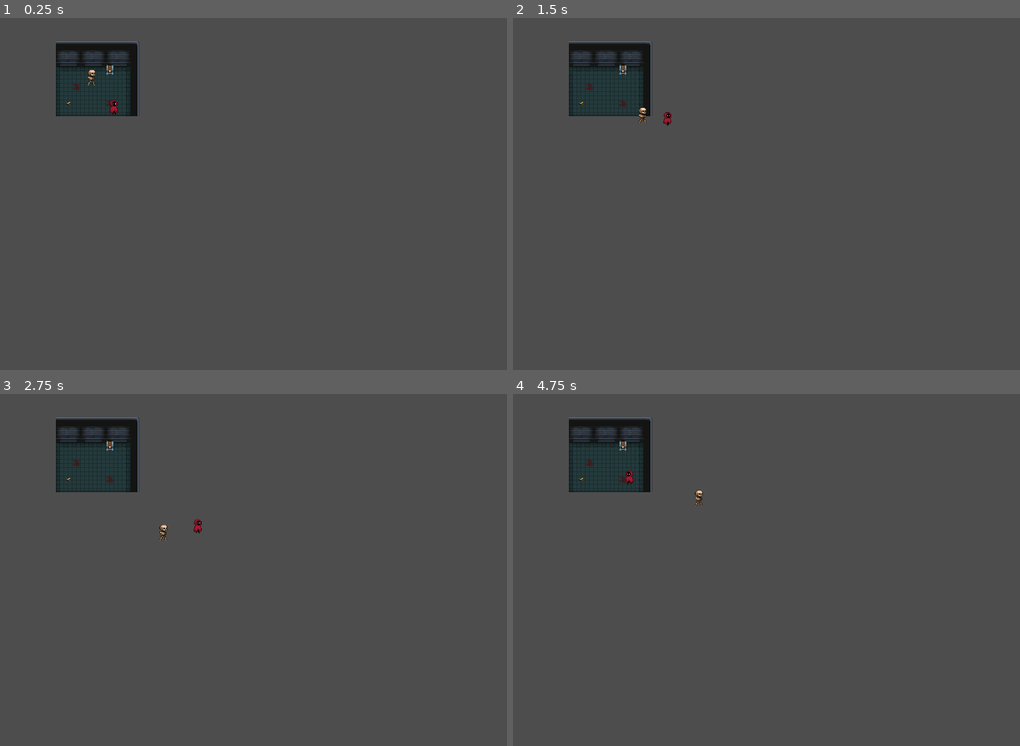
Above: before the commit, frames 1-4 (two rows, left to right).
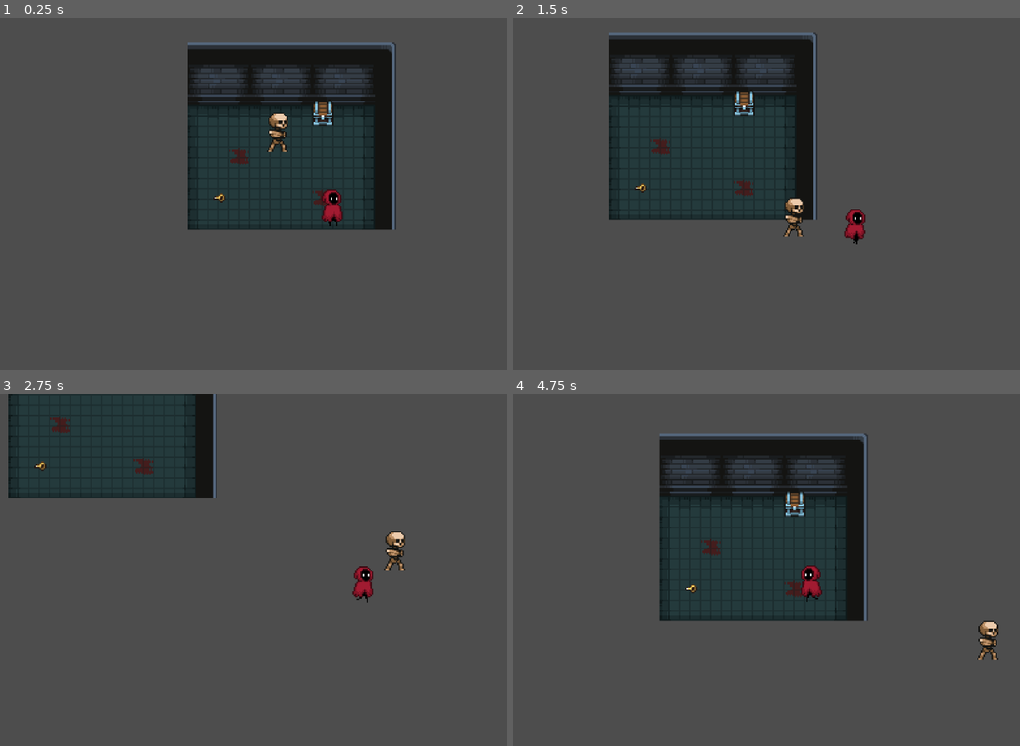
Above: after the commit, the same moments.

Repository: TrentTheBee/RougelikeGodot
Game: Godot game, scene res://scene/main.tscn
The game is run twice, just before and just after one commit, with the same random seed, the same clock (stepped at 60 frames per second) and the same inputs.
Inputs (mouse positions are in pixels of both pictures, inside the frame that each line leads up to):
- Up to frame 1 (0.25 s): no input
- Up to frame 2 (1.5 s): move the mouse to (994, 186) at 0.52 s; hold D (right) 0.53-1.28 s; click (994, 186) at 0.6 s; move the mouse to (710, 225) at 1.27 s; hold S (down) from 1.28 s (still down); click (710, 225) at 1.35 s
- Up to frame 3 (2.75 s): move the mouse to (400, 499) at 2.02 s; release S (down) at 2.03 s; hold D (right) from 2.03 s (still down); click (400, 499) at 2.1 s
- Up to frame 4 (4.75 s): move the mouse to (812, 654) at 2.77 s; release D (right) at 2.78 s; hold W (up) 2.78-3.53 s; click (812, 654) at 2.85 s; move the mouse to (outside the picture) at 3.52 s; hold A (left) from 3.53 s (still down); click (outside the picture) at 3.6 s; move the mouse to (644, 524) at 4.27 s; click (644, 524) at 4.35 s

The runs differ from the first frame. In frame 1, 25% of the frame differs, in the area x 11-79%, y 6-61%; in frame 2, 23%; in frame 3, 10%; in frame 4, 25%, in the area x 11-96%, y 6-76%.

Commit message:
added new music, started work on player attacks

Diff:
--- a/Player.gd
+++ b/Player.gd
@@ -1,40 +1,52 @@
 extends Node2D
 
-@export var health = 1000
-@export var speed = 400
-@export var acceleration = 10
-var current_speed = 100
+var isAttacking = false #is attacking checks if player is attacking so that other animations dont collide
+@export var health = 1000 #basic health variable
+@export var speed = 200 #this is kinda the max speed the player can get too
+@export var acceleration = 10 #how fast the player speeds up
+var current_speed = 100 #this is the speed the player starts with
+
+@onready
+var sword = $sword # get a reference to the Area2D node sword
+
+func _on_sword_body_entered(body):
+	if body.is_in_group("Enemy"): # check if the body that entered is an enemy
+		body.health -= 10 # reduce the enemy's health by 10
+		if body.health <= 0: # check if the enemy's health is 0 or less
+			body.dead = true # set the enemy's dead variable to true
 
 #movement script
 func _process(delta):
 	var velocity = Vector2.ZERO
-	if Input.is_action_pressed("right"):
+	if Input.is_action_pressed("right") and isAttacking == false: #move right play run animation and look toward the right
 		velocity.x += 1
 		$AnimatedSprite2D.play("run")
 		$AnimatedSprite2D.flip_h = false
 
-	if Input.is_action_pressed("left"):
+	if Input.is_action_pressed("left") and isAttacking == false: #move left play run animation and look toward the left
 		velocity.x -= 1
 		$AnimatedSprite2D.play("run")
 		$AnimatedSprite2D.flip_h = true
 
-	if Input.is_action_pressed("down"):
+	if Input.is_action_pressed("down") and isAttacking == false: #move down and play run animation
 		velocity.y += 1
 		$AnimatedSprite2D.play("run")
 
-	if Input.is_action_pressed("up"):
+	if Input.is_action_pressed("up") and isAttacking == false: #move up and play run animation
 		velocity.y -= 1
 		$AnimatedSprite2D.play("run")
 
+	#makes it so as the player moves more the player moves faster
 	if velocity.length() > 0:
 		current_speed = min(current_speed + acceleration * delta, speed)
-	else:
+	elif isAttacking == false:
 		$AnimatedSprite2D.play("idle")
 		current_speed = max(current_speed - acceleration * delta, 100)
+
 	velocity = velocity.normalized() * current_speed
 	position += velocity * delta
 
-#script that allow the enemy to attack the player
+	#enemy script
 func _on_area_2d_body_entered(body):
 	if body.is_in_group("Enemy"):
 		body.attack_timer.start()
@@ -47,5 +59,10 @@
 func _on_area_2d_2_body_entered(body):
 	if body.is_in_group("Enemy"):
 		body.state = body.hit
-		await get_tree().create_timer(0.01).timeout # waits for 1 second
+		print("hit")
+		await get_tree().create_timer(0.001).timeout # waits for 1 second
 		body.state = body.surround
+
+func _on_area_2d_2_body_exited(body):
+	if body.is_in_group("Enemy"):
+		body.state = body.surround
--- a/scene/enemy.gd
+++ b/scene/enemy.gd
@@ -1,43 +1,48 @@
 extends CharacterBody2D
 
-@export var damage = 300
-@export var health = 100
-@export var speed = 100
-var randomNum
+var dead = false
+@export var damage = 300 #the damage dealt by the enemy
+@export var health = 100 #the enemys health
+@export var speed = 100 #the enemys speed (note unlike player enemys stay at the same speed)
+var randomNum #random number see below for random number genrator
 
-@onready var attack_timer = $AttackTimer
 
-var target
-enum {surround, attack, hit}
+
+@onready var attack_timer = $AttackTimer #this is the attack timer node outside the script
+
+var target #see below for more target variable
+enum {surround, attack, hit} #state creation, state, surround, attack, and hit as referenced below
 
 var state = surround
 
-func _ready():
+func _ready(): #gets random number as game starts, this is used for realistic surrounding involving angles
 	var rng = RandomNumberGenerator.new()
 	rng.randomize()
 	randomNum = rng.randf()
 
-@onready
-var player = get_node("/root/Main/Player")
+@onready #@onready code solves an error
+var player = get_node("/root/Main/Player") #finding player node in root main
 
 func _physics_process(delta):
+	if dead:
+		return
 	match state:
-		surround:
+		surround: #make an invisible circle around the player and wait before attacking
 			move(get_circle_position(randomNum), delta,)
-		attack:
+		attack: #move closer into attack
 			move(player.global_position, delta)
-		hit:
+		hit: #move straight into player, and print hit in the debug console
 			move(player.global_position, delta)
 			print("hit")
 
-func move(target, delta):
-	var direction = (target - global_position).normalized()
-	var desired_velocity = direction * speed
-	var steering = (desired_velocity - velocity) * delta * 2.5
-	velocity += steering
-	move_and_slide()
+func move(target, delta): #the basics, direction to get the direction its moving, and steering to create more realistic turns.
+		var direction = (target - global_position).normalized()
+		var desired_velocity = direction * speed
+		var steering = (desired_velocity - velocity) * delta * 2.5
+		velocity += steering
+		move_and_slide()
 
-func get_circle_position(random):
+func get_circle_position(random): #circle stuff
 	var kill_circle_centre = player.global_position
 	var radius = 40
 	var angle = random * PI * 2
@@ -46,5 +51,9 @@
 
 	return Vector2(x, y)
 
-func _on_attack_timer_timeout():
+func _on_attack_timer_timeout(): #when the attack timer ends then attack the player
 	state = attack
+
+func _on_animated_sprite_2d_animation_finished():
+	if $AnimatedSprite2D.animation == "attack":
+		queue_free()
--- a/scene/enemy.tscn
+++ b/scene/enemy.tscn
@@ -1,17 +1,113 @@
-[gd_scene load_steps=4 format=3 uid="uid://bdiv4fyufws7x"]
+[gd_scene load_steps=19 format=3 uid="uid://bdiv4fyufws7x"]
 
-[ext_resource type="Texture2D" uid="uid://d0eesrefc6pnb" path="res://Assets/Pixel Crawler - FREE - 1.8/Pixel Crawler - FREE - 1.8/Enemy/Skeleton Crew/Skeleton - Base/Idle/Idle-Sheet.png" id="1_2lh43"]
 [ext_resource type="Script" path="res://scene/enemy.gd" id="1_p1ec5"]
+[ext_resource type="Texture2D" uid="uid://byxx13wl67gfv" path="res://Assets/Pixel Crawler - FREE - 1.8/Pixel Crawler - FREE - 1.8/Enemy/Skeleton Crew/Skeleton - Base/Death/Death-Sheet.png" id="2_266hg"]
+[ext_resource type="Texture2D" uid="uid://d0eesrefc6pnb" path="res://Assets/Pixel Crawler - FREE - 1.8/Pixel Crawler - FREE - 1.8/Enemy/Skeleton Crew/Skeleton - Base/Idle/Idle-Sheet.png" id="2_yc3fh"]
 
 [sub_resource type="RectangleShape2D" id="RectangleShape2D_rlig1"]
 size = Vector2(16, 30)
 
+[sub_resource type="CapsuleShape2D" id="CapsuleShape2D_16pfd"]
+
+[sub_resource type="AtlasTexture" id="AtlasTexture_v61qj"]
+atlas = ExtResource("2_yc3fh")
+region = Rect2(0, 0, 32, 32)
+
+[sub_resource type="AtlasTexture" id="AtlasTexture_mooe5"]
+atlas = ExtResource("2_yc3fh")
+region = Rect2(32, 0, 32, 32)
+
+[sub_resource type="AtlasTexture" id="AtlasTexture_bn2de"]
+atlas = ExtResource("2_yc3fh")
+region = Rect2(64, 0, 32, 32)
+
+[sub_resource type="AtlasTexture" id="AtlasTexture_2ic58"]
+atlas = ExtResource("2_yc3fh")
+region = Rect2(96, 0, 32, 32)
+
+[sub_resource type="AtlasTexture" id="AtlasTexture_5f8g3"]
+atlas = ExtResource("2_266hg")
+region = Rect2(0, 0, 96, 64)
+
+[sub_resource type="AtlasTexture" id="AtlasTexture_7grf6"]
+atlas = ExtResource("2_266hg")
+region = Rect2(96, 0, 96, 64)
+
+[sub_resource type="AtlasTexture" id="AtlasTexture_6uhj7"]
+atlas = ExtResource("2_266hg")
+region = Rect2(192, 0, 96, 64)
+
+[sub_resource type="AtlasTexture" id="AtlasTexture_t3d6d"]
+atlas = ExtResource("2_266hg")
+region = Rect2(288, 0, 96, 64)
+
+[sub_resource type="AtlasTexture" id="AtlasTexture_pcx0b"]
+atlas = ExtResource("2_266hg")
+region = Rect2(384, 0, 96, 64)
+
+[sub_resource type="AtlasTexture" id="AtlasTexture_sdfiu"]
+atlas = ExtResource("2_266hg")
+region = Rect2(480, 0, 96, 64)
+
+[sub_resource type="AtlasTexture" id="AtlasTexture_bif7s"]
+atlas = ExtResource("2_266hg")
+region = Rect2(576, 0, 96, 64)
+
+[sub_resource type="AtlasTexture" id="AtlasTexture_gg07f"]
+atlas = ExtResource("2_266hg")
+region = Rect2(672, 0, 96, 64)
+
+[sub_resource type="SpriteFrames" id="SpriteFrames_dla5a"]
+animations = [{
+"frames": [{
+"duration": 1.0,
+"texture": SubResource("AtlasTexture_v61qj")
+}, {
+"duration": 1.0,
+"texture": SubResource("AtlasTexture_mooe5")
+}, {
+"duration": 1.0,
+"texture": SubResource("AtlasTexture_bn2de")
+}, {
+"duration": 1.0,
+"texture": SubResource("AtlasTexture_2ic58")
+}],
+"loop": true,
+"name": &"Idle",
+"speed": 3.0
+}, {
+"frames": [{
+"duration": 1.0,
+"texture": SubResource("AtlasTexture_5f8g3")
+}, {
+"duration": 1.0,
+"texture": SubResource("AtlasTexture_7grf6")
+}, {
+"duration": 1.0,
+"texture": SubResource("AtlasTexture_6uhj7")
+}, {
+"duration": 1.0,
+"texture": SubResource("AtlasTexture_t3d6d")
+}, {
+"duration": 1.0,
+"texture": SubResource("AtlasTexture_pcx0b")
+}, {
+"duration": 1.0,
+"texture": SubResource("AtlasTexture_sdfiu")
+}, {
+"duration": 1.0,
+"texture": SubResource("AtlasTexture_bif7s")
+}, {
+"duration": 1.0,
+"texture": SubResource("AtlasTexture_gg07f")
+}],
+"loop": false,
+"name": &"death",
+"speed": 8.0
+}]
+
 [node name="Enemy" type="CharacterBody2D" groups=["Enemy"]]
 script = ExtResource("1_p1ec5")
-
-[node name="Idle-sheet" type="Sprite2D" parent="."]
-texture = ExtResource("1_2lh43")
-hframes = 4
 
 [node name="CollisionShape2D" type="CollisionShape2D" parent="."]
 position = Vector2(-1, 1)
@@ -20,4 +116,17 @@
 [node name="AttackTimer" type="Timer" parent="."]
 wait_time = 2.0
 
+[node name="Body" type="Area2D" parent="."]
+
+[node name="CollisionShape2D" type="CollisionShape2D" parent="Body"]
+position = Vector2(-1, 1)
+shape = SubResource("CapsuleShape2D_16pfd")
+
+[node name="AnimatedSprite2D" type="AnimatedSprite2D" parent="."]
+position = Vector2(1, 0)
+sprite_frames = SubResource("SpriteFrames_dla5a")
+animation = &"Idle"
+frame_progress = 0.244346
+
 [connection signal="timeout" from="AttackTimer" to="." method="_on_attack_timer_timeout"]
+[connection signal="animation_finished" from="AnimatedSprite2D" to="." method="_on_animated_sprite_2d_animation_finished"]
--- a/scene/main.tscn
+++ b/scene/main.tscn
@@ -3,7 +3,7 @@
 [ext_resource type="PackedScene" uid="uid://3krybtecavk6" path="res://scene/Tilemap.tscn" id="1_mkt2a"]
 [ext_resource type="PackedScene" uid="uid://bxqxwbcf2udxc" path="res://scene/player.tscn" id="2_qeys3"]
 [ext_resource type="PackedScene" uid="uid://bdiv4fyufws7x" path="res://scene/enemy.tscn" id="3_ji4c3"]
-[ext_resource type="AudioStream" uid="uid://dsu3k664bxiwu" path="res://Assets/music/fast-2021-08-16_-_8_Bit_Adventure_-_www.FesliyanStudios.com.mp3" id="4_sqckh"]
+[ext_resource type="AudioStream" uid="uid://cukrneuxfxeue" path="res://Assets/music/Taverns Music.mp3" id="4_57er8"]
 
 [node name="Main" type="Node2D"]
 
@@ -13,9 +13,18 @@
 [node name="Player" parent="." instance=ExtResource("2_qeys3")]
 position = Vector2(219, 170)
 
+[node name="RemoteTransform2D" type="RemoteTransform2D" parent="Player"]
+remote_path = NodePath("../../Camera2D")
+
 [node name="Enemy5" parent="." instance=ExtResource("3_ji4c3")]
 position = Vector2(173, 106)
 
-[node name="AudioStreamPlayer2D" type="AudioStreamPlayer2D" parent="."]
-stream = ExtResource("4_sqckh")
+[node name="Camera2D" type="Camera2D" parent="."]
+position = Vector2(219, 170)
+zoom = Vector2(2.5, 2.5)
+position_smoothing_enabled = true
+
+[node name="AudioStreamPlayer" type="AudioStreamPlayer" parent="."]
+stream = ExtResource("4_57er8")
+volume_db = -6.0
 autoplay = true
--- a/scene/player.tscn
+++ b/scene/player.tscn
@@ -3,6 +3,10 @@
 [ext_resource type="Script" path="res://Player.gd" id="1_1hmqy"]
 [ext_resource type="Texture2D" uid="uid://dlmimk0l6n6qv" path="res://Assets/AnimationSheet_Character.png" id="2_21eca"]
 
+[sub_resource type="CapsuleShape2D" id="CapsuleShape2D_aitrk"]
+radius = 7.5
+height = 28.0
+
 [sub_resource type="AtlasTexture" id="AtlasTexture_21amc"]
 atlas = ExtResource("2_21eca")
 region = Rect2(0, 256, 32, 32)
@@ -134,7 +138,7 @@
 "duration": 1.0,
 "texture": SubResource("AtlasTexture_17an1")
 }],
-"loop": true,
+"loop": false,
 "name": &"attack",
 "speed": 10.0
 }, {
@@ -208,31 +212,26 @@
 "speed": 12.0
 }]
 
-[sub_resource type="RectangleShape2D" id="RectangleShape2D_hf3ac"]
-size = Vector2(13, 28)
-
 [sub_resource type="CircleShape2D" id="CircleShape2D_7x7qw"]
 radius = 35.0571
 
-[sub_resource type="CircleShape2D" id="CircleShape2D_sjpi4"]
-radius = 9.05539
+[sub_resource type="CapsuleShape2D" id="CapsuleShape2D_kmhgq"]
 
 [sub_resource type="RectangleShape2D" id="RectangleShape2D_abxg2"]
-size = Vector2(13, 30.5)
+size = Vector2(28, 30)
 
 [node name="Player" type="CharacterBody2D"]
 script = ExtResource("1_1hmqy")
+
+[node name="CollisionShape2D" type="CollisionShape2D" parent="."]
+position = Vector2(-0.5, 2)
+shape = SubResource("CapsuleShape2D_aitrk")
 
 [node name="AnimatedSprite2D" type="AnimatedSprite2D" parent="."]
 sprite_frames = SubResource("SpriteFrames_gdct4")
 animation = &"attack"
-frame_progress = 0.0898176
-
-[node name="CollisionShape2D" type="CollisionShape2D" parent="."]
-position = Vector2(-0.5, 2)
-shape = SubResource("RectangleShape2D_hf3ac")
-
-[node name="AnimationPlayer" type="AnimationPlayer" parent="."]
+frame = 7
+frame_progress = 1.0
 
 [node name="Area2D" type="Area2D" parent="."]
 position = Vector2(0, 3)
@@ -243,16 +242,19 @@
 [node name="Area2D2" type="Area2D" parent="."]
 
 [node name="attack" type="CollisionShape2D" parent="Area2D2"]
-position = Vector2(0, 3)
-shape = SubResource("CircleShape2D_sjpi4")
-
-[node name="sword" type="Area2D" parent="."]
+position = Vector2(0, 2)
+shape = SubResource("CapsuleShape2D_kmhgq")
+
+[node name="sword" type="Area2D" parent="." groups=["Sword"]]
 
 [node name="CollisionShape2D" type="CollisionShape2D" parent="sword"]
-position = Vector2(9.5, 1.25)
+position = Vector2(6, 0)
 shape = SubResource("RectangleShape2D_abxg2")
 disabled = true
 
+[connection signal="animation_finished" from="AnimatedSprite2D" to="." method="_on_animated_sprite_2d_animation_finished"]
 [connection signal="body_entered" from="Area2D" to="." method="_on_area_2d_body_entered"]
 [connection signal="body_exited" from="Area2D" to="." method="_on_area_2d_body_exited"]
 [connection signal="body_entered" from="Area2D2" to="." method="_on_area_2d_2_body_entered"]
+[connection signal="body_exited" from="Area2D2" to="." method="_on_area_2d_2_body_exited"]
+[connection signal="body_entered" from="sword" to="." method="_on_sword_body_entered"]
Not shown, added: Assets/music/Blue Dungeon.mp3.import
Not shown, added: Assets/music/Red Dungeon.mp3.import
Not shown, added: Assets/music/Taverns Music.mp3.import
Not shown, removed: Assets/music/fast-2021-08-16_-_8_Bit_Adventure_-_www.FesliyanStudios.com.mp3.import
Not shown, added: Assets/music/Blue Dungeon.mp3
Not shown, added: Assets/music/Red Dungeon.mp3
Not shown, added: Assets/music/Taverns Music.mp3
Not shown, removed: Assets/music/fast-2021-08-16_-_8_Bit_Adventure_-_www.FesliyanStudios.com.mp3
